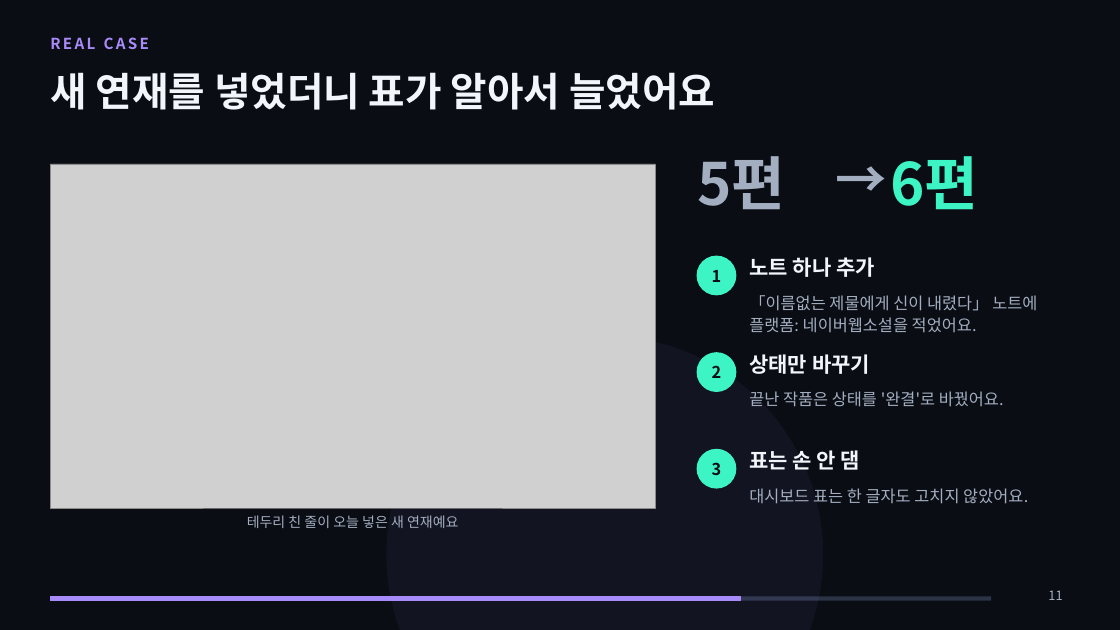
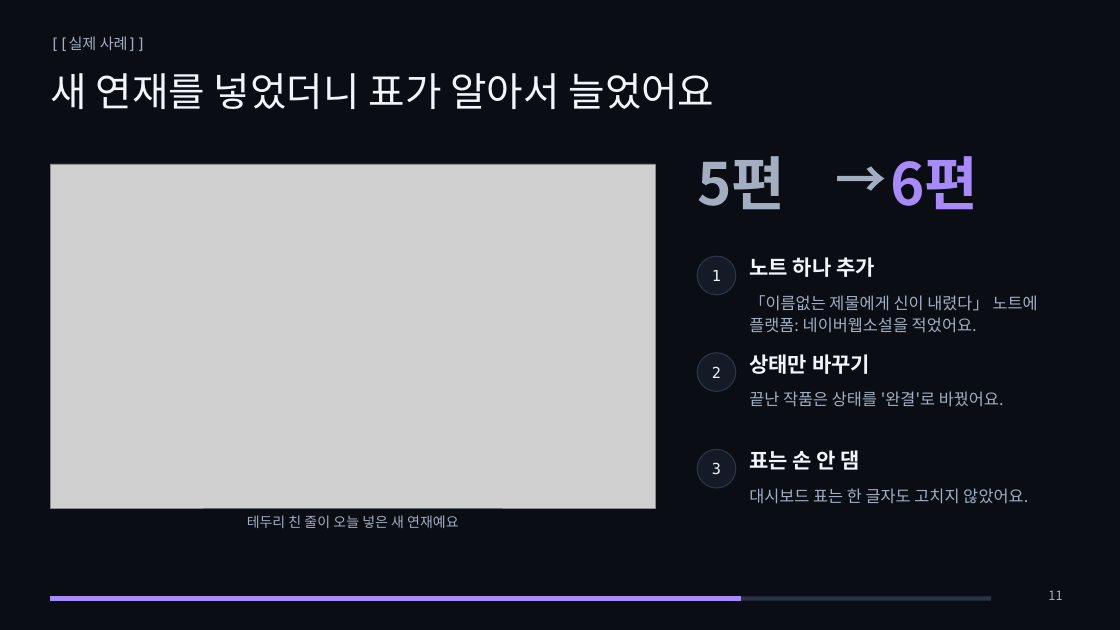
Before and after one commit to metaluca27/huhsame-script, a slide deck: slide 11 of docs/강의/옵시디언_입문/옵시디언_입문_강의.pptx. Drawn at 1120x630 pixels with LibreOffice and Linux fonts; fonts in the diff are those of the drawing; grey boxes stand for pictures. Boxes give left, top, right and bottom in pixels: in the first picture for what was removed or moved away, otherwise in the second. Text is boxed around its words. In the diff, an @@ line names an element or a change of style, - is before the commit and + after.

```diff
--- a/docs/강의/옵시디언_입문/옵시디언_입문_강의.pptx
+++ b/docs/강의/옵시디언_입문/옵시디언_입문_강의.pptx
@@ title "새 연재를 넣었더니 표가 알아서 ..." at [50, 73, 715, 109]: bold off @@
@@ text at [50, 36, 146, 51]: text changed; font Noto Sans CJK KR to DejaVu Sans Mono; text colour #A88BFA to #A3AEC0; bold off @@
-REAL CASE
+[[실제 사례]]
@@ text "6편" at [890, 156, 978, 210]: text colour #3DF5C4 to #A88BFA @@
@@ ellipse removed at [386, 336, 823, 630] @@
@@ size 14 to 13 pt, font Noto Sans CJK KR to DejaVu Sans Mono, text colour #0A0D14 to #F2F5FA, bold off in 3 elements at [712, 270, 721, 281], [712, 366, 721, 378], [712, 462, 721, 474] @@
@@ fill #3DF5C4 to #141A26; outline #3DF5C4 1 pt to #2A3446 1 pt in 3 elements at [697, 256, 736, 295], [697, 353, 736, 392], [697, 450, 736, 488] @@
```
Also in this commit, not shown: 14 other slides changed, 9 other files.
